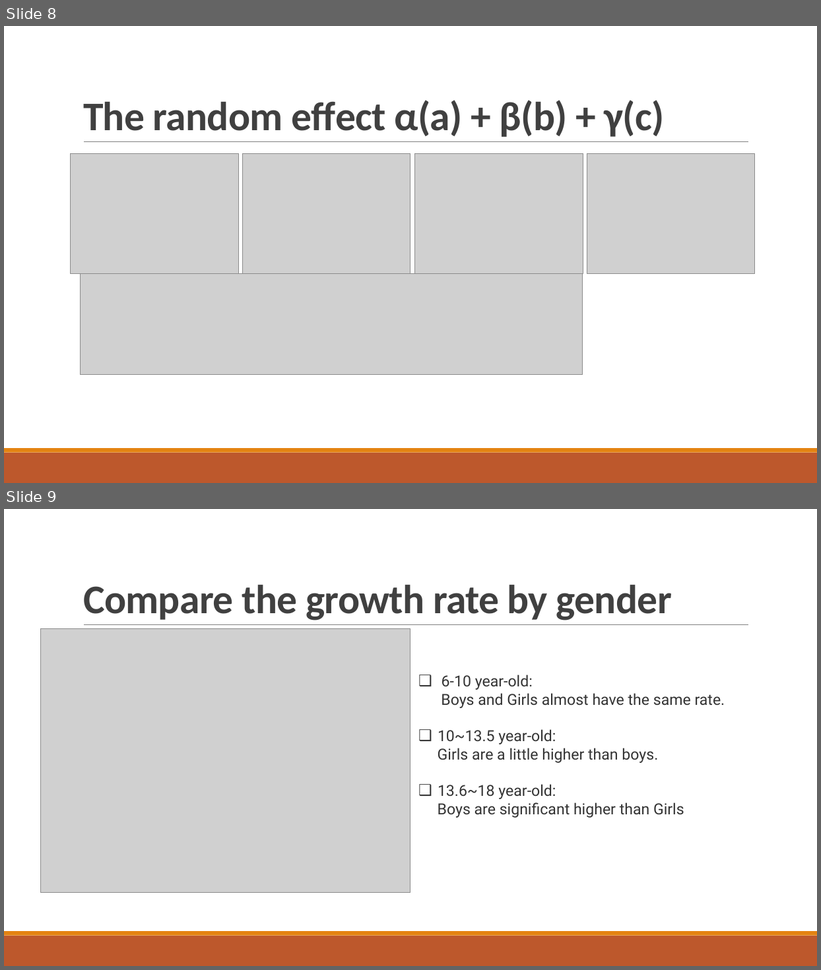
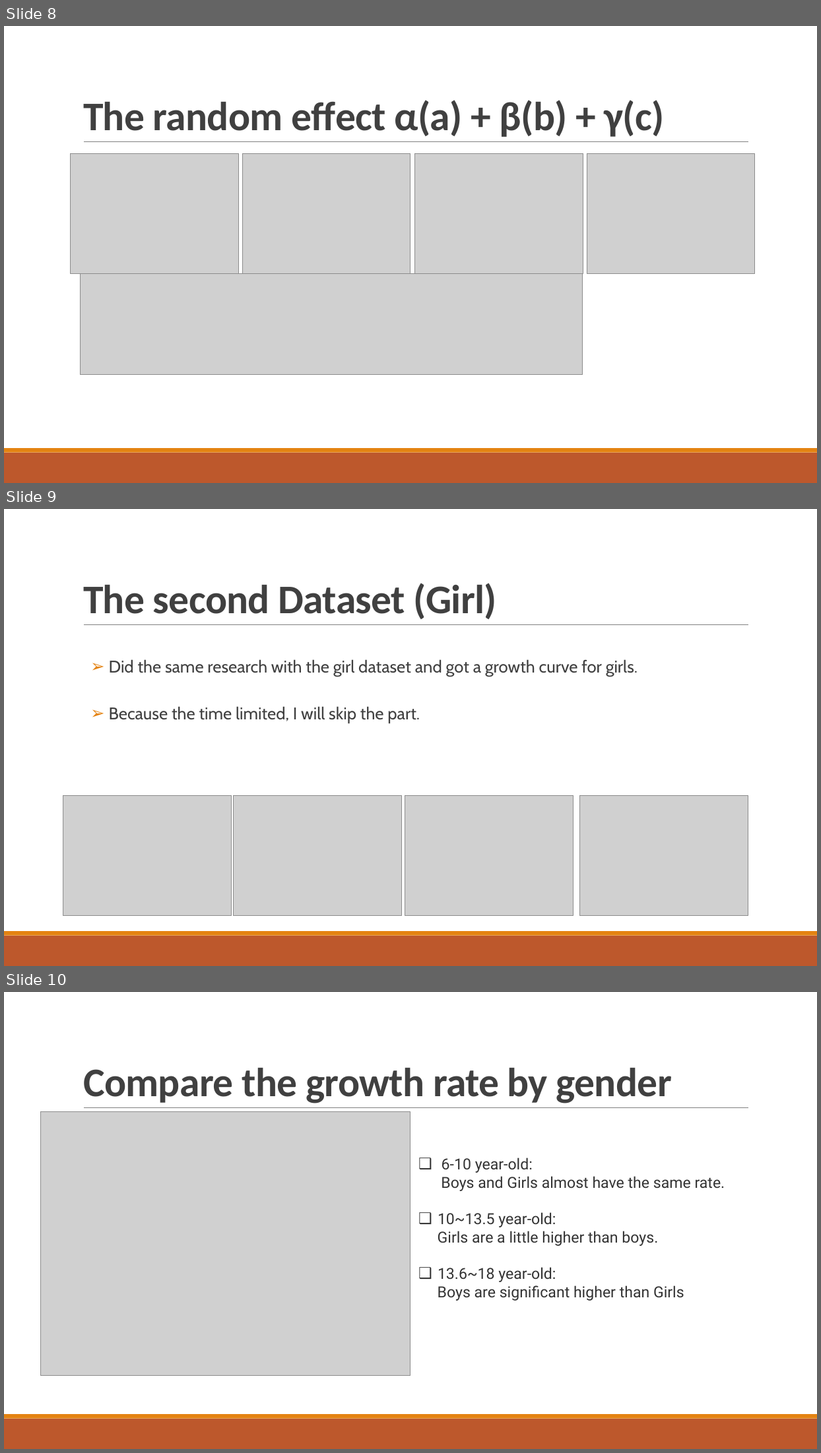
Before and after one commit to wangyang325/ST606, a slide deck: ST606_Presentation_YangWang.pptx. Shown one above the other, each under a label of ours: slides 8 and 9 before the commit, slides 8, 9 and 10 after it. The pictures are 821x970 and 821x1453 pixels, drawn with LibreOffice and Linux fonts; fonts in the diff are those of the drawing; grey boxes stand for pictures. Boxes give left, top, right and bottom in pixels: in the first picture for what was removed or moved away, otherwise in the second. Text is boxed around its words. In the diff, an @@ line names an element or a change of style, - is before the commit and + after.

```diff
--- a/ST606_Presentation_YangWang.pptx
+++ b/ST606_Presentation_YangWang.pptx
@@ slide 9 added at bbox=[4, 509, 817, 966], background #FFFFFF; not listed: 3 template elements that a slide beside it also shows @@
@@ title added at bbox=[83, 583, 498, 619], 48 pt, text #404040, bold @@
+The second Dataset (Girl)
@@ text added at bbox=[109, 659, 638, 723], 20 pt, text #404040 @@
+  ➢ Did the same research with the girl dataset and got a growth curve for girls.
+  ➢ Because the time limited, I will skip the part.
@@ picture added at bbox=[63, 795, 232, 916] @@
@@ picture added at bbox=[234, 795, 402, 916] @@
@@ picture added at bbox=[405, 795, 573, 916] @@
@@ picture added at bbox=[580, 795, 748, 916] @@
@@ what was slide 9 is now slide 10 @@
```
Also in this commit, not shown: 4 slides changed, 2 other slides added, 3 other files.
